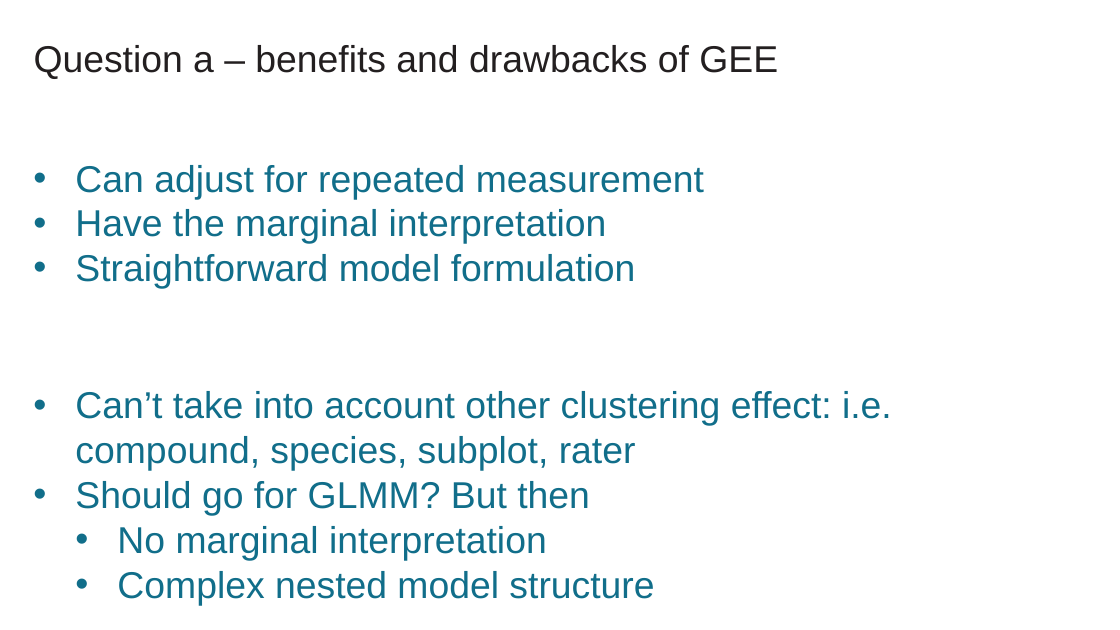
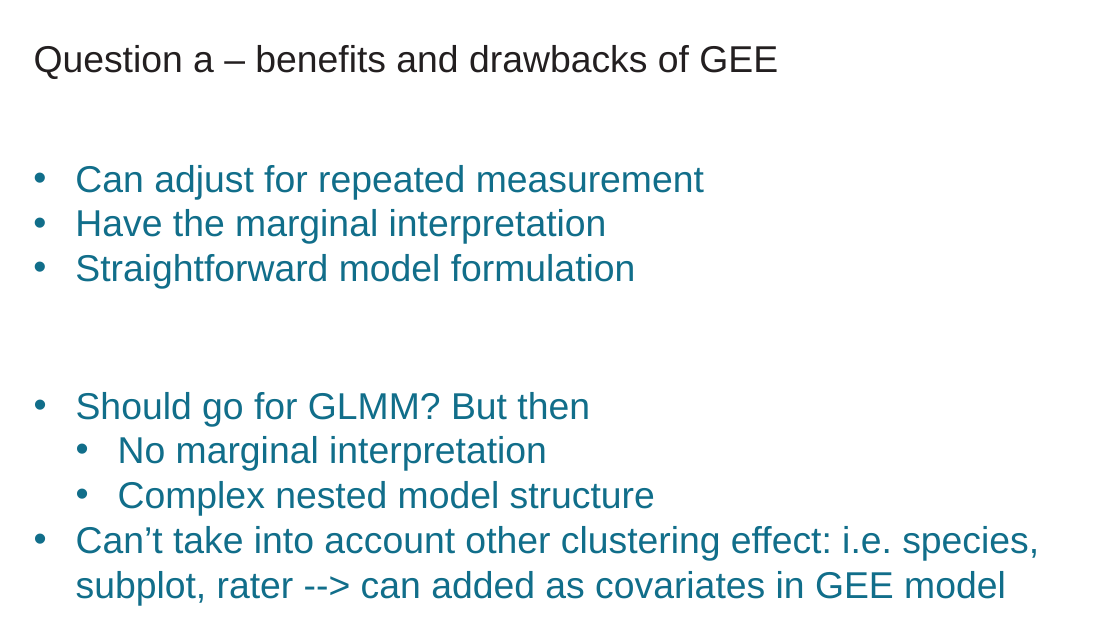
Before and after one commit to LeoLuongVuong/PMHD_Group_17, a slide deck: slide 5 of final_report/datasets/PMHD_Leo_Ermi.pptx. Drawn at 1120x630 pixels with LibreOffice and Linux fonts; fonts in the diff are those of the drawing. Boxes give left, top, right and bottom in pixels: in the first picture for what was removed or moved away, otherwise in the second. Text is boxed around its words. In the diff, an @@ line names an element or a change of style, - is before the commit and + after.

```diff
--- a/final_report/datasets/PMHD_Leo_Ermi.pptx
+++ b/final_report/datasets/PMHD_Leo_Ermi.pptx
@@ text at <box>75,391,892,471</box>: paragraph removed @@
-• Can’t take into account other clustering effect: i.e. compound, species, subplot, rater
@@ text at <box>76,526,1039,605</box>: paragraph added @@
+• Can’t take into account other clustering effect: i.e. species, subplot, rater --> can added as covariates in GEE model
```
Also in this commit, not shown: 2 other slides changed, 2 slides added, 15 other files.
